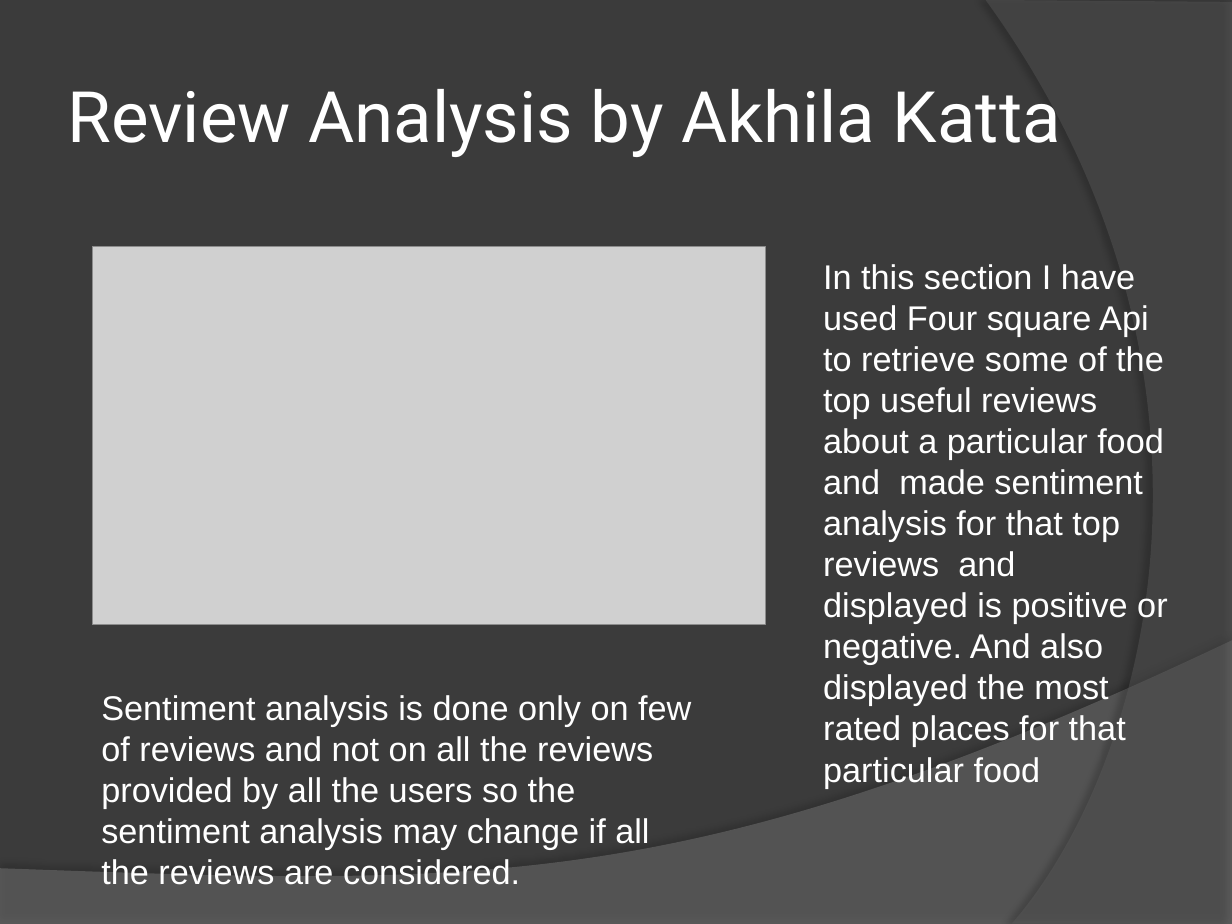
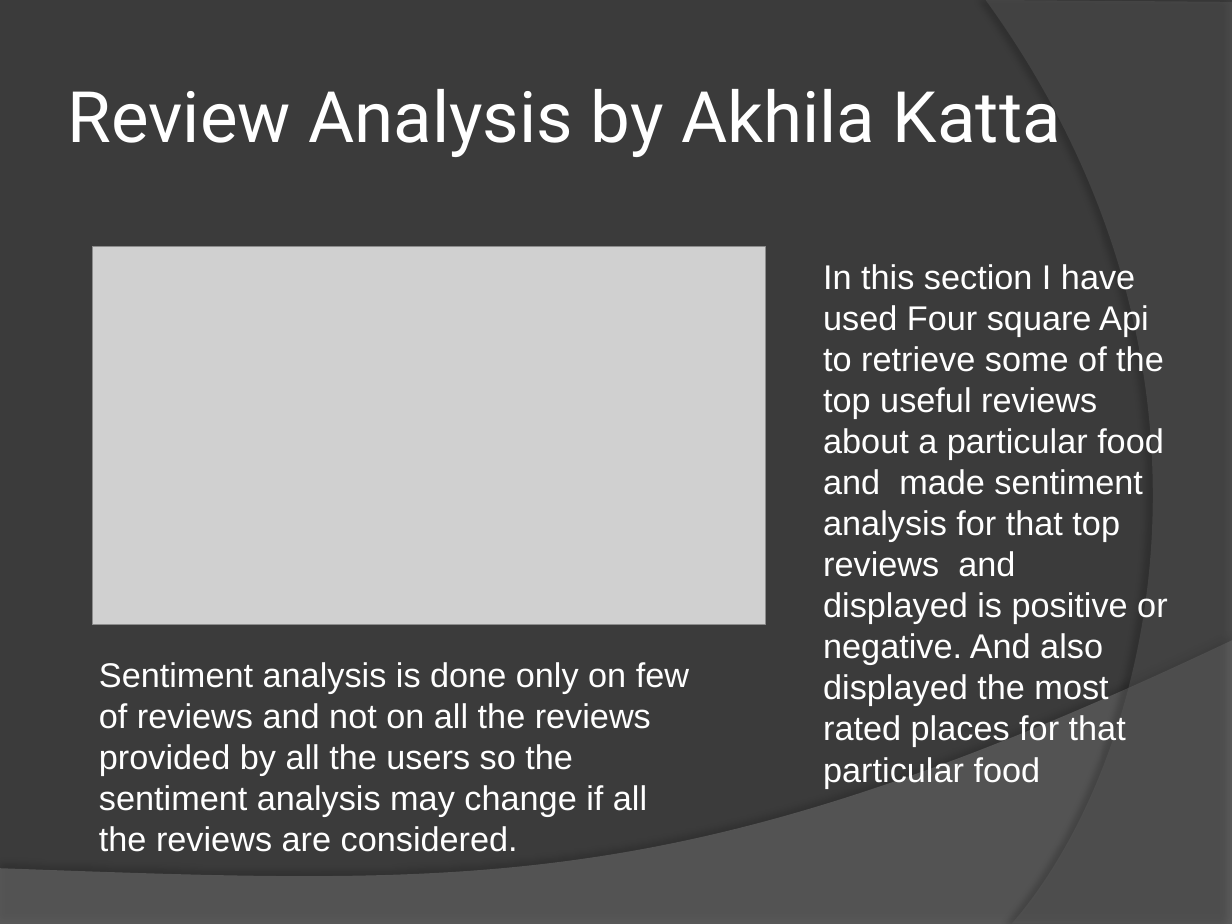
Before and after one commit to jbvx8/hackathon, a slide deck: slide 6 of Documentation/CodeCrunchers.pptx. Drawn at 1232x924 pixels with LibreOffice and Linux fonts; fonts in the diff are those of the drawing; grey boxes stand for pictures. Boxes give left, top, right and bottom in pixels: in the first picture for what was removed or moved away, otherwise in the second. Text is boxed around its words. In the diff, an @@ line names an element or a change of style, - is before the commit and + after.

Commit message:
hackathon

```diff
--- a/Documentation/CodeCrunchers.pptx
+++ b/Documentation/CodeCrunchers.pptx
@@ text "Sentiment analysis is done only ...": place and size @@
-text "Sentiment analysis is done only ..." at bbox=[101, 695, 691, 885]
+text "Sentiment analysis is done only ..." at bbox=[99, 662, 689, 852]
```
